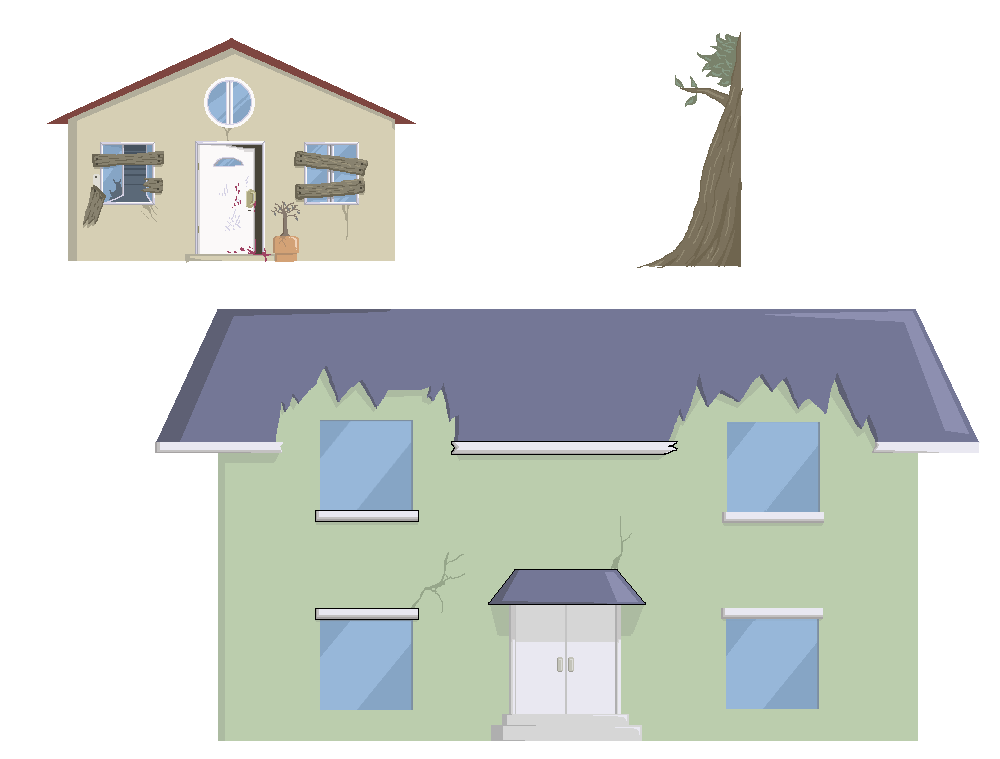
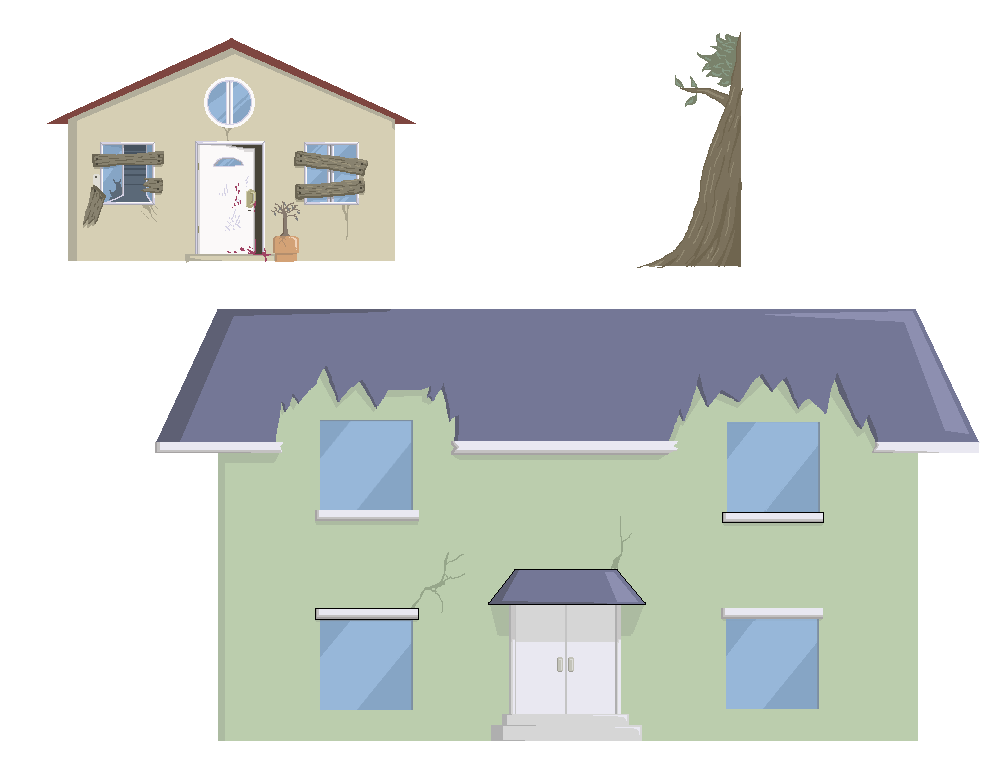
The second w=1000, h=759 image is a revision of the first. Changes to its layers:
painted on "Capa 14" over [315, 441, 824, 523]
